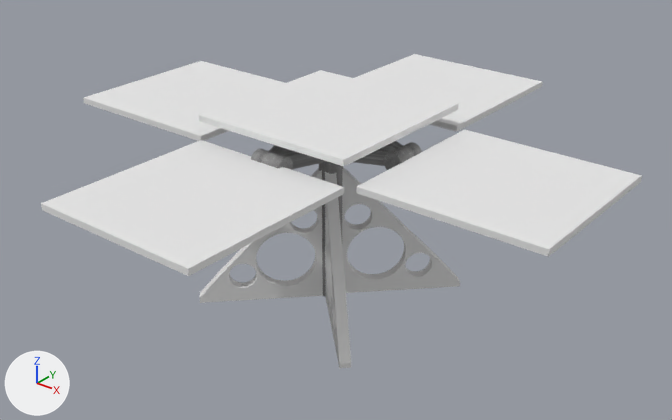
The Blender file Assets/homestead/models/mobile_solar_panel.blend: old version first, new version second.
Before and after are seen from a camera (50 mm lens) standing at (3.79, -4.63, 3.54) and looking at (0.08, 0.01, 0.66). Arrows for +X, +Y and +Z are at lower left; the lights stay in place.

The older version as bpy lines, for what is in view:
```python
ob_cube = bpy.data.objects.new('Cube', me_cube_011)
ob_cube.location = (0.062, -0.024, 0.097)
ob_cube.rotation_euler = (0.0, 0.0, 0.785)  # degrees (0, 0, 45)
ob_pipebox = bpy.data.objects.new('pipeBox', me_cylinder)
ob_pipebox.location = (0.062, 0.574, 1.271)
ob_pipebox.rotation_euler = (0.0, 1.571, 0.0)  # degrees (0, 90, 0)
ob_pipebox.scale = (0.0702, 0.0702, 0.489)
ob_pole = bpy.data.objects.new('pole', me_cube_001)
ob_pole.location = (0.062, -0.024, 0.874)
ob_pole.rotation_euler = (0.0, 0.0, 0.785)  # degrees (0, 0, 45)
ob_pole.scale = (0.0477, 0.199, 1.0)
ob_solar_panel_003 = bpy.data.objects.new('solar_panel.003', me_cube_007)
ob_solar_panel_003.location = (0.065, -0.649, 1.221)
ob_solar_panel_004 = bpy.data.objects.new('solar_panel.004', me_cube_008)
ob_solar_panel_004.location = (0.72, 0.006, 1.221)
ob_solar_panel_005 = bpy.data.objects.new('solar_panel.005', me_cube_009)
ob_solar_panel_005.location = (0.041, 0.638, 1.221)
ob_solar_panel_006 = bpy.data.objects.new('solar_panel.006', me_cube_010)
ob_solar_panel_006.location = (-0.595, 0.006, 1.221)
ob_top_solar_panel = bpy.data.objects.new('top_solar_panel', me_cube_004)
ob_top_solar_panel.location = (0.062, -0.024, 1.397)
ob_top_solar_panel.rotation_euler = (0.0, 0.0, 1.571)  # degrees (0, 0, 90)
ob_top_solar_panel.scale = (0.54, 1.0, 1.0)
```
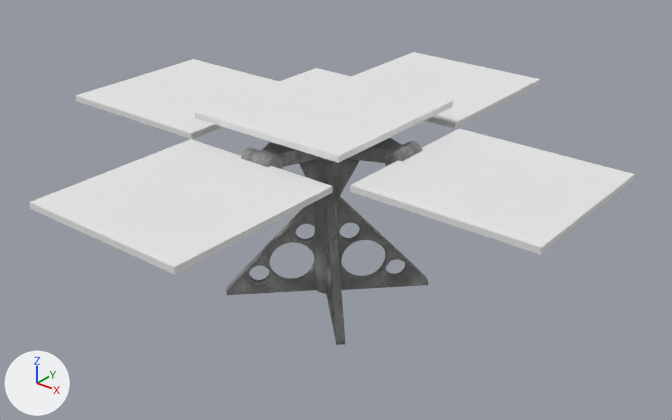
Commit message: Final pass on mobile solar panel mesh

Where the change shows, as pixel boxes (x1, y1, x2, y2) in the pictures (672 x 420 px):
'solar_panel.003', moved
    before: (41, 140, 344, 276)
    after: (30, 139, 333, 274)
'solar_panel.004', moved
    before: (356, 129, 642, 257)
    after: (350, 128, 635, 255)
'top_solar_panel', moved
    before: (199, 70, 459, 166)
    after: (195, 68, 453, 163)
'Cube', deleted
    before: (200, 167, 460, 368)
'solar_panel.006', moved
    before: (83, 61, 285, 141)
    after: (75, 59, 279, 139)
'stand', added
    after: (226, 197, 428, 345)
'solar_panel.005', moved
    before: (355, 54, 543, 132)
    after: (352, 52, 540, 128)
'pole', reshaped, moved
    before: (269, 141, 403, 297)
    after: (261, 138, 402, 294)
'pipeBox', reshaped, moved (6% wider)
    before: (251, 142, 422, 170)
    after: (241, 141, 423, 169)
part 1 of me_cube_001, built on
    after: (299, 158, 360, 205)
part 2 of me_cube_001, surface changed
    before: (269, 141, 403, 169)
    after: (261, 138, 402, 167)
part 3 of me_cube_001, recoloured
    before: (319, 162, 343, 297)
    after: (315, 200, 337, 294)

Diff of the bpy script that builds the scene:
```diff
--- a/Assets/homestead/models/mobile_solar_panel.blend.py
+++ b/Assets/homestead/models/mobile_solar_panel.blend.py
@@ me_cube_001 @@
 # used by ob_pole; location = (0.062, -0.024, 0.874); rotation_euler = (0.0, 0.0, 0.785), in degrees (0, 0, 45); scale = (0.0477, 0.199, 1.0)
-me_cube_001.from_pydata(...)  # 240 vertices, 175 faces; spans x -9.8..9.7, y -2.3..2.4, z -0.9..0.5
+me_cube_001.from_pydata(...)  # 248 vertices, 187 faces; spans x -9.8..9.7, y -2.3..2.4, z -0.9..0.5
+# me_cube_001 part 1
+# 1 face is deleted
+# 8 vertices are added at x -4.2..4.2, y -1.1..1.1, z -0.2..0.2
+# 13 new faces join them
+# me_cube_001 part 2: 16 kept faces spanning x -9.8..9.7, y -2.3..2.4, z 0.3..0.4 get new texture (UV) coordinates
+# me_cube_001 part 3: 174 faces spanning x -9.8..9.7, y -2.3..2.4, z -0.9..0.5 switch from mat_diffuse_png_001 (picture img_diffuse_png_001) to mat_diffuse_png (picture img_diffuse_png)
@@ me_cube_002 @@
+me_cube_002.from_pydata(...)  # 856 vertices, 444 faces; spans x -0.98..0.96, y -0.96..0.98, z -0.1..0.9
+me_cube_002.materials.append(mat_diffuse_png)  # picture img_diffuse_png
@@ ob_solar_panel_006 @@
 ob_solar_panel_006 = bpy.data.objects.new('solar_panel.006', me_cube_010)
-ob_solar_panel_006.location = (-0.595, 0.006, 1.221)
+ob_solar_panel_006.location = (-0.68, 0.0, 1.221)
@@ ob_solar_panel_005 @@
 ob_solar_panel_005 = bpy.data.objects.new('solar_panel.005', me_cube_009)
-ob_solar_panel_005.location = (0.041, 0.638, 1.221)
+ob_solar_panel_005.location = (0.0, 0.68, 1.221)
@@ ob_solar_panel_004 @@
 ob_solar_panel_004 = bpy.data.objects.new('solar_panel.004', me_cube_008)
-ob_solar_panel_004.location = (0.72, 0.006, 1.221)
+ob_solar_panel_004.location = (0.68, 0.0, 1.221)
@@ ob_solar_panel_003 @@
 ob_solar_panel_003 = bpy.data.objects.new('solar_panel.003', me_cube_007)
-ob_solar_panel_003.location = (0.065, -0.649, 1.221)
+ob_solar_panel_003.location = (0.0, -0.68, 1.221)
@@ ob_pole @@
 ob_pole = bpy.data.objects.new('pole', me_cube_001)
-ob_pole.location = (0.062, -0.024, 0.874)
+ob_pole.location = (0.0, 0.0, 0.874)
 ob_pole.rotation_euler = (0.0, 0.0, 0.785)  # degrees (0, 0, 45)
@@ ob_cube @@
-ob_cube = bpy.data.objects.new('Cube', me_cube_011)
-ob_cube.location = (0.062, -0.024, 0.097)
-ob_cube.rotation_euler = (0.0, 0.0, 0.785)  # degrees (0, 0, 45)
@@ ob_pipebox @@
 ob_pipebox = bpy.data.objects.new('pipeBox', me_cylinder)
-ob_pipebox.location = (0.062, 0.574, 1.271)
+ob_pipebox.location = (0.0, 0.65, 1.271)
 ob_pipebox.rotation_euler = (0.0, 1.571, 0.0)  # degrees (0, 90, 0)
@@ ob_top_solar_panel @@
 ob_top_solar_panel = bpy.data.objects.new('top_solar_panel', me_cube_004)
-ob_top_solar_panel.location = (0.062, -0.024, 1.397)
+ob_top_solar_panel.location = (0.0, 0.0, 1.397)
 ob_top_solar_panel.rotation_euler = (0.0, 0.0, 1.571)  # degrees (0, 0, 90)
@@ ob_stand @@
+ob_stand = bpy.data.objects.new('stand', me_cube_002)
+ob_stand.location = (-0.01, 0.01, 0.069)
+ob_stand.rotation_euler = (0.0, 0.0, 3.927)  # degrees (0, 0, 225)
+ob_stand.scale = (0.771, 0.771, 0.771)
```
